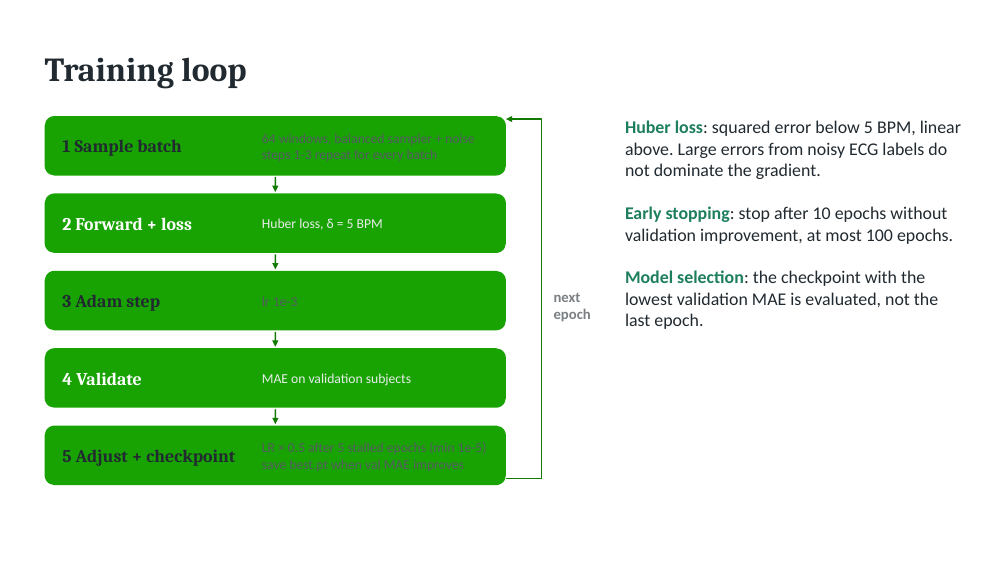
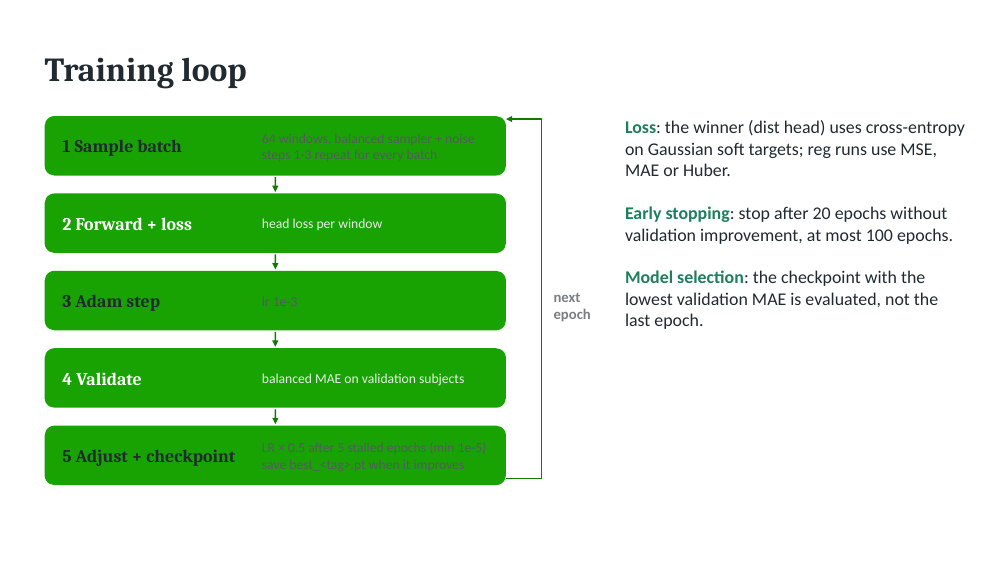
Before and after one commit to havedere/BSAA_HR, a slide deck: slide 17 of docs/hr_cnn_bilstm_results.odp (slide 7 before the commit). Drawn at 1008x567 pixels with LibreOffice and Linux fonts; fonts in the diff are those of the drawing. Boxes give left, top, right and bottom in pixels: in the first picture for what was removed or moved away, otherwise in the second. Text is boxed around its words. In the diff, an @@ line names an element or a change of style, - is before the commit and + after.

```diff
--- a/docs/hr_cnn_bilstm_results.odp
+++ b/docs/hr_cnn_bilstm_results.odp
@@ text at [625, 120, 965, 244]: text changed @@
-Huber loss: squared error below 5 BPM, linear above. Large errors from noisy ECG labels do not dominate the gradient.
-Early stopping: stop after 10 epochs without validation improvement, at most 100 epochs.
+Loss: the winner (dist head) uses cross-entropy on Gaussian soft targets; reg runs use MSE, MAE or Huber.
+Early stopping: stop after 20 epochs without validation improvement, at most 100 epochs.
@@ text at [262, 218, 382, 230]: text changed @@
-Huber loss, δ = 5 BPM
+head loss per window
@@ text at [262, 373, 464, 386]: text changed @@
-MAE on validation subjects
+balanced MAE on validation subjects
```
Also in this commit, not shown: 5 other slides changed, 28 slides added, 6 slides removed, 3 other files.
